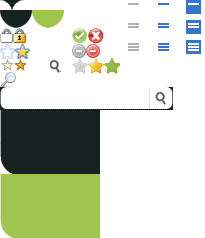
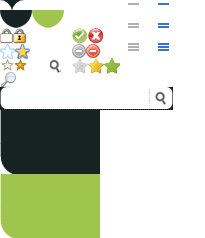
The second 205 x 238 image is a revision of the first. Changes to its layers:
painted on "userItem - title, hover" over <box>186,0,201,14</box>
painted on "userItem - regular, hover" over <box>186,20,201,34</box>
painted on "userItem - full, hover" over <box>186,40,201,54</box>
